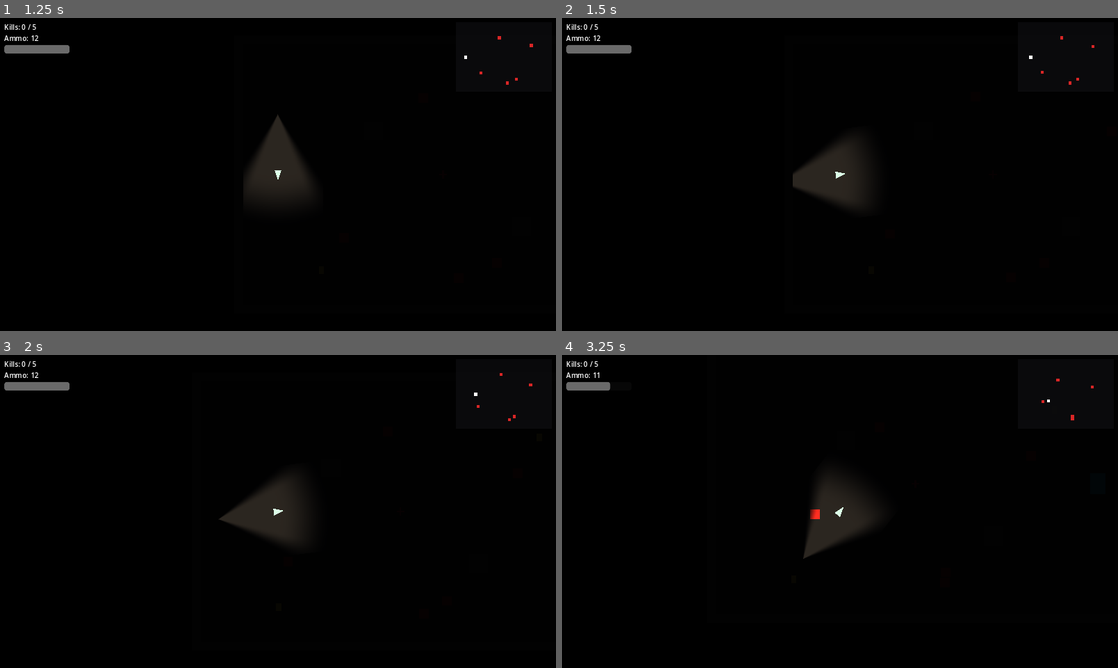
Above: before the commit, frames 1-4 (two rows, left to right).
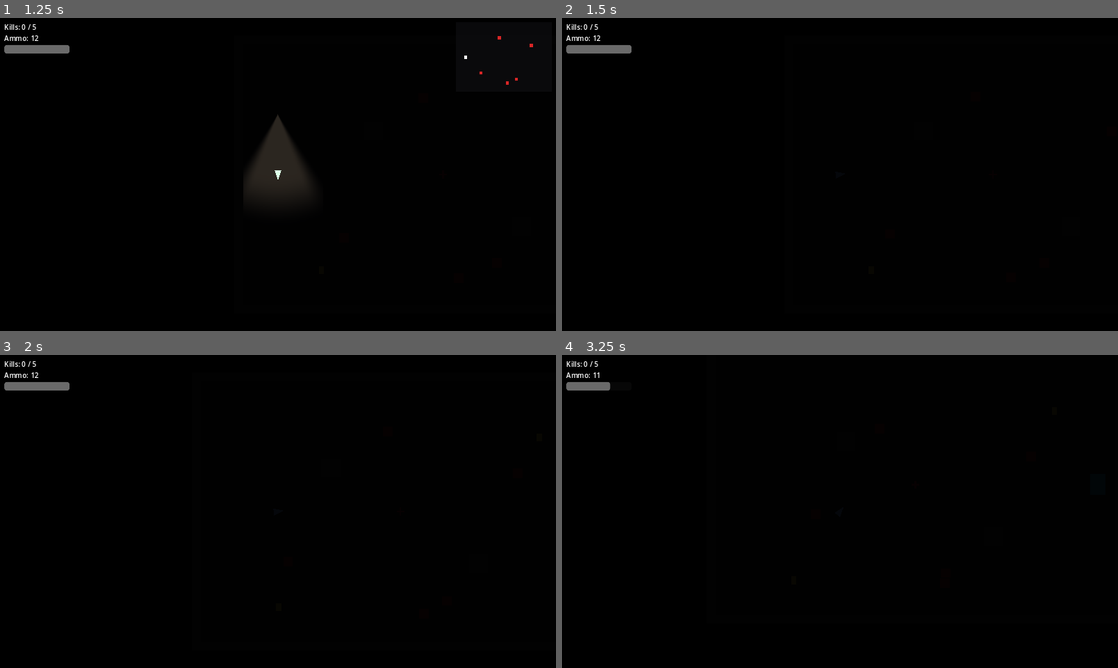
Above: after the commit, the same moments.

Repository: SonponYe/project_Voidlight
Game: Godot game, scene res://scenes/ui/main_menu.tscn
The game is run twice, just before and just after one commit, with the same random seed, the same clock (stepped at 60 frames per second) and the same inputs.
Inputs (mouse positions are in pixels of both pictures, inside the frame that each line leads up to):
- Up to frame 1 (1.25 s): click "Start" at 0.5 s
- Up to frame 2 (1.5 s): tap Enter at 1.25 s; move the mouse to (962, 158) at 1.27 s; hold D (move_right) from 1.28 s (still down); tap F (toggle_light, bound only after the commit) at 1.35 s
- Up to frame 3 (2 s): keep holding D (move_right)
- Up to frame 4 (3.25 s): move the mouse to (728, 527) at 2.02 s; release D (move_right) at 2.03 s; hold S (move_down) 2.03-2.78 s; click (728, 527) at 2.1 s; tap F (toggle_light, bound only after the commit) at 2.3, 3.05 s; tap Space at 2.75 s; move the mouse to (895, 442) at 2.77 s; hold D (move_right) from 2.78 s (still down); hold Shift (sprint) from 2.78 s (still down)

Frame 1 is identical in both runs. In frame 2, 1.8% of the frame differs, in the area x 41-96%, y 5-60%; in frame 3, 1.9%; in frame 4, 1.9%, in the area x 43-96%, y 7-66%.

Commit message:
Add flashlight on/off toggle; tie detection and minimap to it
Core mechanic requested: light is now a deliberate risk/reward
toggle (F / right-click / gamepad Y), not an always-on cone.

- Light ON: nearby enemies sense you omnidirectionally (not just the
  forward cone) and the minimap shows the maze layout + every dot.
- Light OFF: both go dark — enemies can only notice you by sound
  (movement noise, gunshots) or literally bumping into you at point-
  blank range. The minimap goes blank, so you're navigating blind.

Also changed the win condition to match the new "enter the maze,
reach the far side" goal: the exit is open from the start rather
than gated behind killing every monster. Added
require_all_kills_to_exit (default off) per level manager in case a
specific level — a boss room, say — should still gate on a clear.

Co-Authored-By: Claude Sonnet 5 <noreply@anthropic.com>

Diff:
--- a/project.godot
+++ b/project.godot
@@ -67,6 +67,13 @@
 , Object(InputEventJoypadButton,"resource_local_to_scene":false,"resource_name":"","device":-1,"button_index":6,"pressure":0.0,"pressed":false,"script":null)
 ]
 }
+toggle_light={
+"deadzone": 0.3,
+"events": [Object(InputEventKey,"resource_local_to_scene":false,"resource_name":"","device":-1,"window_id":0,"alt_pressed":false,"shift_pressed":false,"ctrl_pressed":false,"meta_pressed":false,"pressed":false,"keycode":0,"physical_keycode":70,"key_label":0,"unicode":102,"location":0,"echo":false,"script":null)
+, Object(InputEventMouseButton,"resource_local_to_scene":false,"resource_name":"","device":-1,"window_id":0,"alt_pressed":false,"shift_pressed":false,"ctrl_pressed":false,"meta_pressed":false,"button_mask":0,"position":Vector2(0, 0),"global_position":Vector2(0, 0),"factor":1.0,"button_index":2,"canceled":false,"pressed":false,"double_click":false,"script":null)
+, Object(InputEventJoypadButton,"resource_local_to_scene":false,"resource_name":"","device":-1,"button_index":3,"pressure":0.0,"pressed":false,"script":null)
+]
+}
 pause={
 "deadzone": 0.3,
 "events": [Object(InputEventKey,"resource_local_to_scene":false,"resource_name":"","device":-1,"window_id":0,"alt_press …(195 unchanged characters)…
--- a/scenes/player/player.tscn
+++ b/scenes/player/player.tscn
@@ -29,5 +29,7 @@
 
 [node name="HeartbeatAudio" type="AudioStreamPlayer" parent="."]
 
+[node name="LightToggleAudio" type="AudioStreamPlayer2D" parent="."]
+
 [node name="Camera2D" type="Camera2D" parent="."]
 current = true
--- a/scripts/enemies/enemy.gd
+++ b/scripts/enemies/enemy.gd
@@ -18,7 +18,8 @@
 @export var sound_radius := 160.0
 @export var flashlight_range := 260.0
 @export var flashlight_half_angle_deg := 35.0
-@export var proximity_hunt_radius := 48.0
+@export var dark_bump_radius := 40.0
+@export var light_on_sense_radius := 150.0
 @export var max_hits := 1
 @export var contact_damage := 1
 @export var contact_cooldown := 1.0
@@ -80,11 +81,24 @@
 
 
 # --- Detection ---------------------------------------------------------------
+#
+# Light ON:  the player is lit up and visible — close range omnidirectional
+#            sense, plus the long forward cone (_player_sees_me). Sound
+#            detection also still applies.
+# Light OFF: no visual tells at all except literally bumping into the player
+#            (dark_bump_radius). Sound (movement noise, gunshots) is the only
+#            other way to be noticed — makes going dark genuinely stealthier,
+#            at the cost of the player losing the maze layout/minimap too.
 
 func _update_detection() -> void:
 	var dist := global_position.distance_to(_player.global_position)
-
-	if dist <= proximity_hunt_radius or _player_sees_me(dist):
+	var light_on: bool = _player.is_light_on() if _player.has_method("is_light_on") else true
+
+	var spotted := dist <= dark_bump_radius
+	if light_on:
+		spotted = spotted or dist <= light_on_sense_radius or _player_sees_me(dist)
+
+	if spotted:
 		_set_state(State.HUNT)
 		return
 
--- a/scripts/player/player.gd
+++ b/scripts/player/player.gd
@@ -6,6 +6,7 @@
 signal hp_changed(hp: int)
 signal ammo_changed(ammo: int)
 signal died
+signal light_toggled(on: bool)
 
 @export var speed := 140.0
 @export var sprint_multiplier := 1.6
@@ -18,8 +19,10 @@
 @onready var gun_point: Marker2D = $GunPoint
 @onready var shoot_audio: AudioStreamPlayer2D = $ShootAudio
 @onready var heartbeat_audio: AudioStreamPlayer = $HeartbeatAudio
+@onready var light_toggle_audio: AudioStreamPlayer2D = $LightToggleAudio
 
 var _noise_radius := 0.0
+var _light_on := true
 
 const _TEX_W := 256
 const _TEX_H := 192
@@ -38,6 +41,8 @@
 	_aim_at_mouse()
 	if Input.is_action_just_pressed("shoot"):
 		_shoot()
+	if Input.is_action_just_pressed("toggle_light"):
+		_toggle_light()
 
 
 func _handle_movement() -> void:
@@ -61,6 +66,21 @@
 ## Enemies query this to decide whether they heard the player this frame.
 func get_noise_radius() -> float:
 	return _noise_radius
+
+
+## Enemies and the minimap query this: light on means the maze and nearby
+## enemies are visible (to you AND to them), light off means you're blind to
+## both but much harder to notice — sound is still what gives you away.
+func is_light_on() -> bool:
+	return _light_on
+
+
+func _toggle_light() -> void:
+	_light_on = not _light_on
+	flashlight.enabled = _light_on
+	light_toggled.emit(_light_on)
+	if light_toggle_audio and light_toggle_audio.stream:
+		light_toggle_audio.play()
 
 
 func _shoot() -> void:
--- a/scripts/ui/minimap.gd
+++ b/scripts/ui/minimap.gd
@@ -38,8 +38,16 @@
 
 
 func _process(_delta: float) -> void:
-	if _player and is_instance_valid(_player):
-		player_dot.position = _world_to_local(_player.global_position) - player_dot.size / 2.0
+	if not (_player and is_instance_valid(_player)):
+		return
+
+	# Light off == blind: no maze layout, no enemy positions, nothing.
+	var light_on: bool = _player.is_light_on() if _player.has_method("is_light_on") else true
+	visible = light_on
+	if not light_on:
+		return
+
+	player_dot.position = _world_to_local(_player.global_position) - player_dot.size / 2.0
 	for enemy in _enemy_dots.keys():
 		if is_instance_valid(enemy):
 			_enemy_dots[enemy].position = _world_to_local(enemy.global_position) - dot_size / 2.0
--- a/scripts/world/level_manager.gd
+++ b/scripts/world/level_manager.gd
@@ -1,8 +1,14 @@
 extends Node2D
-## Level manager (attached to a level's World root): tracks kill count,
-## unlocks the exit portal when the map is cleared, and loads the next scene.
+## Level manager (attached to a level's World root): tracks kill count and
+## loads the next scene once the player reaches the exit.
+##
+## The goal is traversal, not extermination — enter the maze, get to the far
+## side alive. require_all_kills_to_exit defaults off so the exit is open
+## from the start; flip it per-level (e.g. a boss room) if a level should
+## gate on clearing it instead.
 
 @export var level_bounds := Rect2(Vector2.ZERO, Vector2(1280, 720))
+@export var require_all_kills_to_exit := false
 @export_file("*.tscn") var next_level_path := ""
 @export_file("*.tscn") var win_screen_path := "res://scenes/ui/win_screen.tscn"
 @export_file("*.tscn") var game_over_path := "res://scenes/ui/game_over.tscn"
@@ -36,7 +42,7 @@
 	hud.minimap.setup(player, monsters, level_bounds)
 
 	exit_portal.body_entered.connect(_on_exit_entered)
-	exit_portal.monitoring = false
+	exit_portal.monitoring = not require_all_kills_to_exit
 
 
 func _process(_delta: float) -> void:
@@ -61,7 +67,7 @@
 	_kills += 1
 	Globals.total_kills += 1
 	hud.on_kill_registered(_kills)
-	if _kills >= _total_monsters:
+	if require_all_kills_to_exit and _kills >= _total_monsters:
 		_unlock_exit()
 
 
